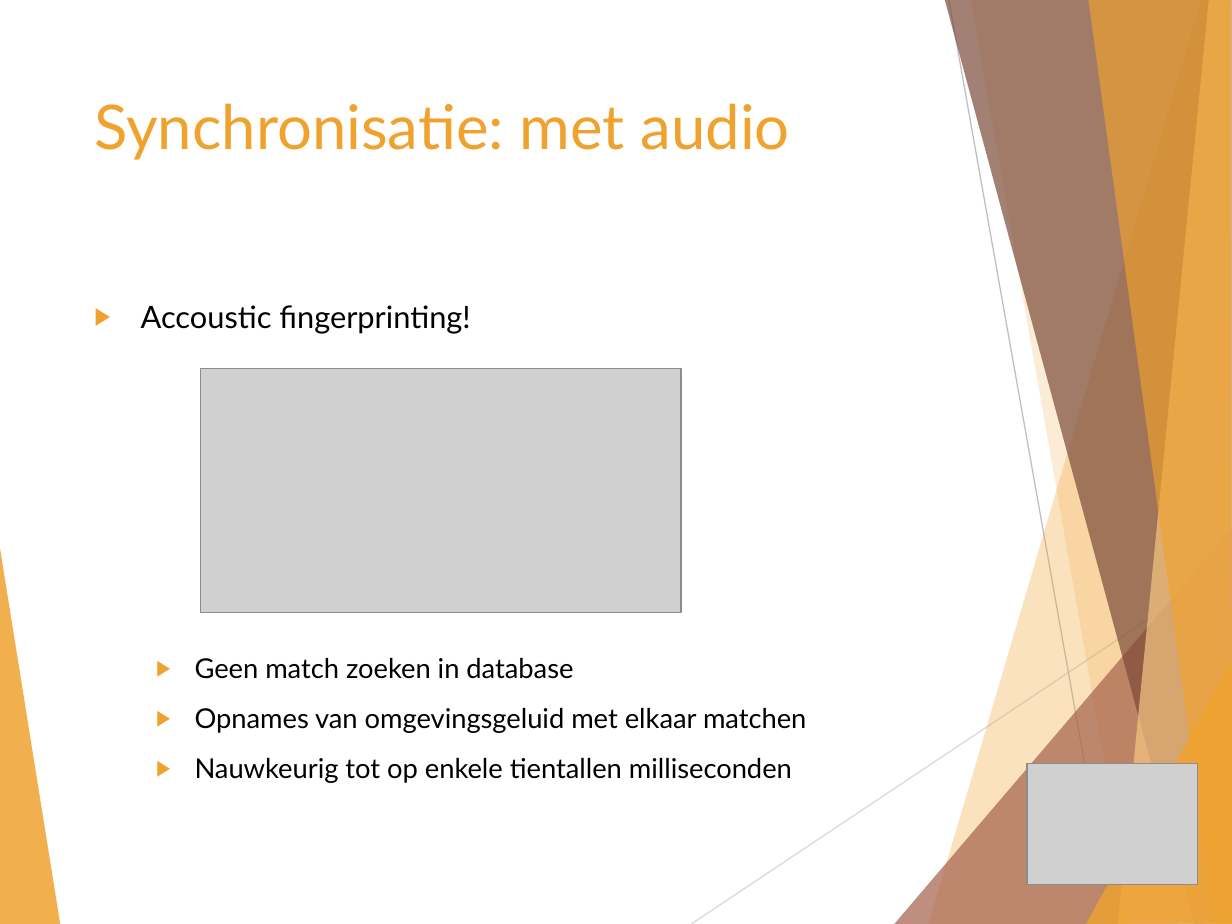
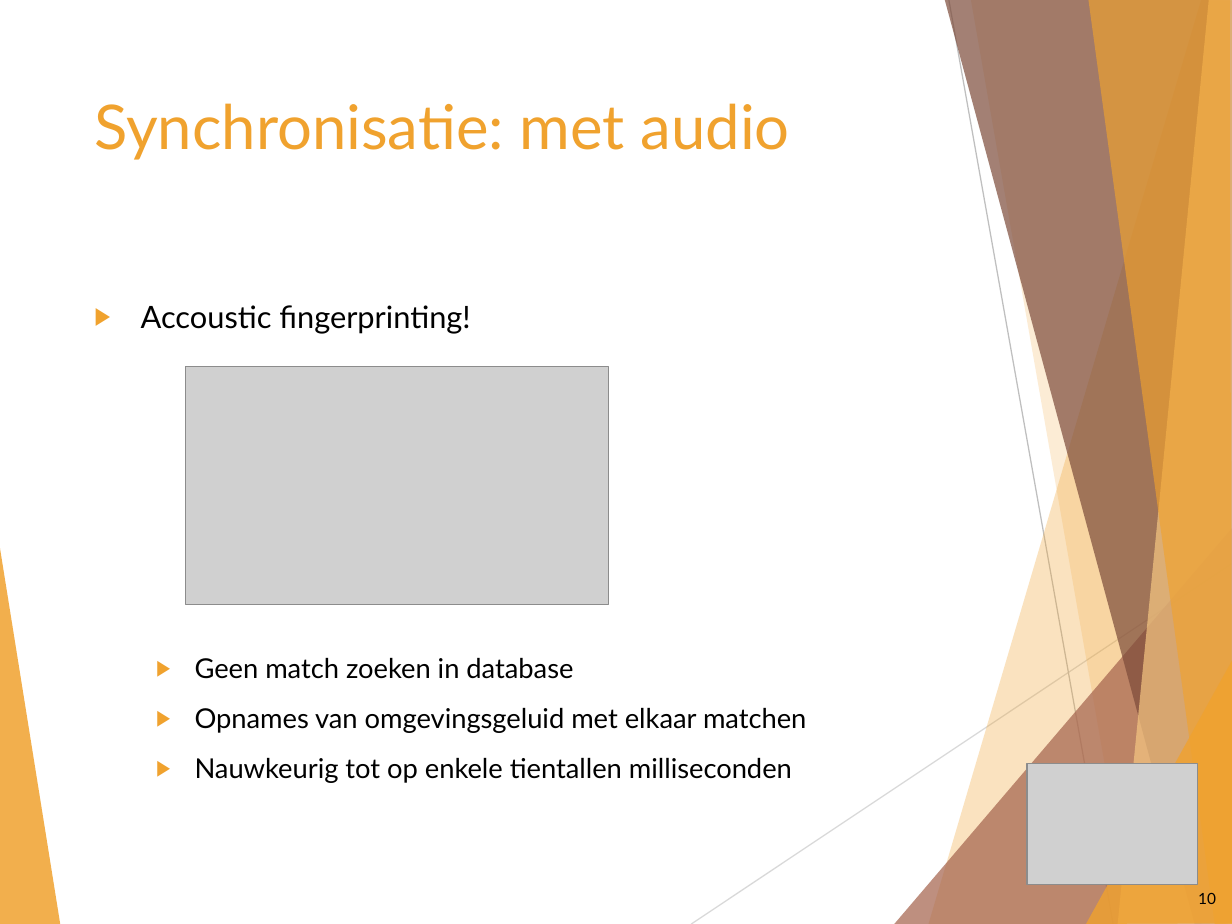
Before and after one commit to wardva/SignalSync, a slide deck: slide 10 of Presentatie 1/Masterproef_final.pptx. Drawn at 1232x924 pixels with LibreOffice and Linux fonts; fonts in the diff are those of the drawing; grey boxes stand for pictures. Boxes give left, top, right and bottom in pixels: in the first picture for what was removed or moved away, otherwise in the second. Text is boxed around its words. In the diff, an @@ line names an element or a change of style, - is before the commit and + after.

```diff
--- a/Presentatie 1/Masterproef_final.pptx
+++ b/Presentatie 1/Masterproef_final.pptx
@@ picture: place and size @@
-picture at (200,368,680,612)
+picture at (186,366,609,604)
@@ page number added at (1198,893,1216,904), 9 pt, text #000000 @@
+10
```
Also in this commit, not shown: 12 other slides changed, 1 slide added, 21 other files.
